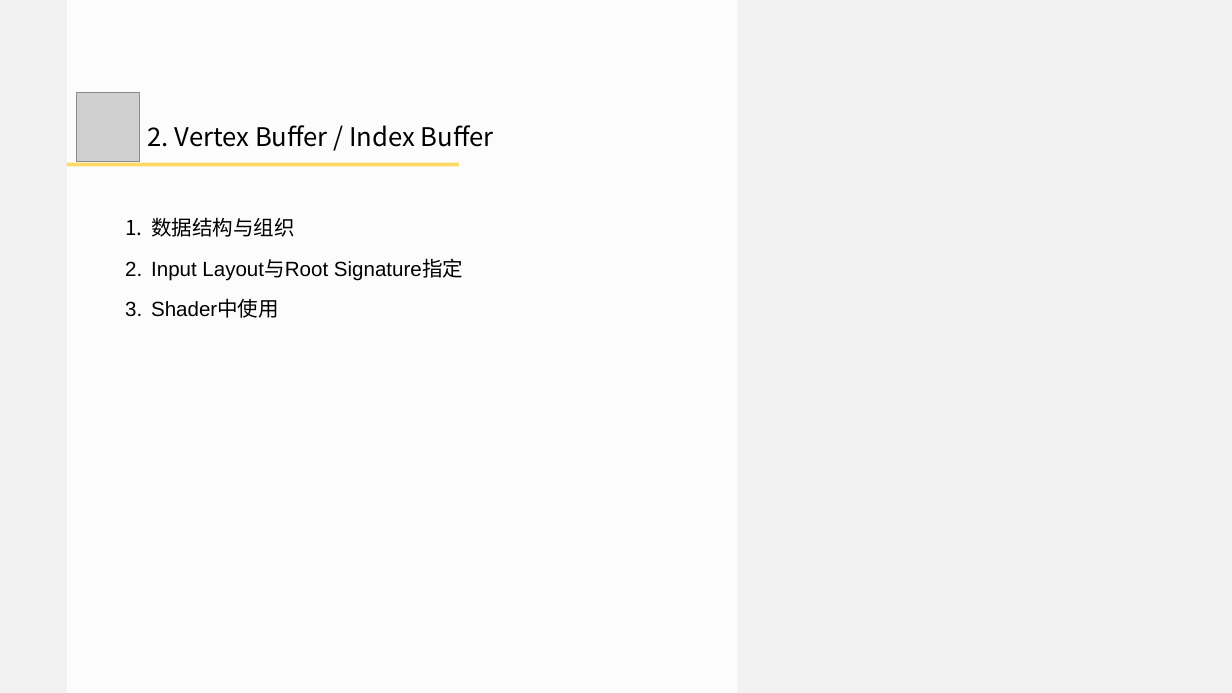
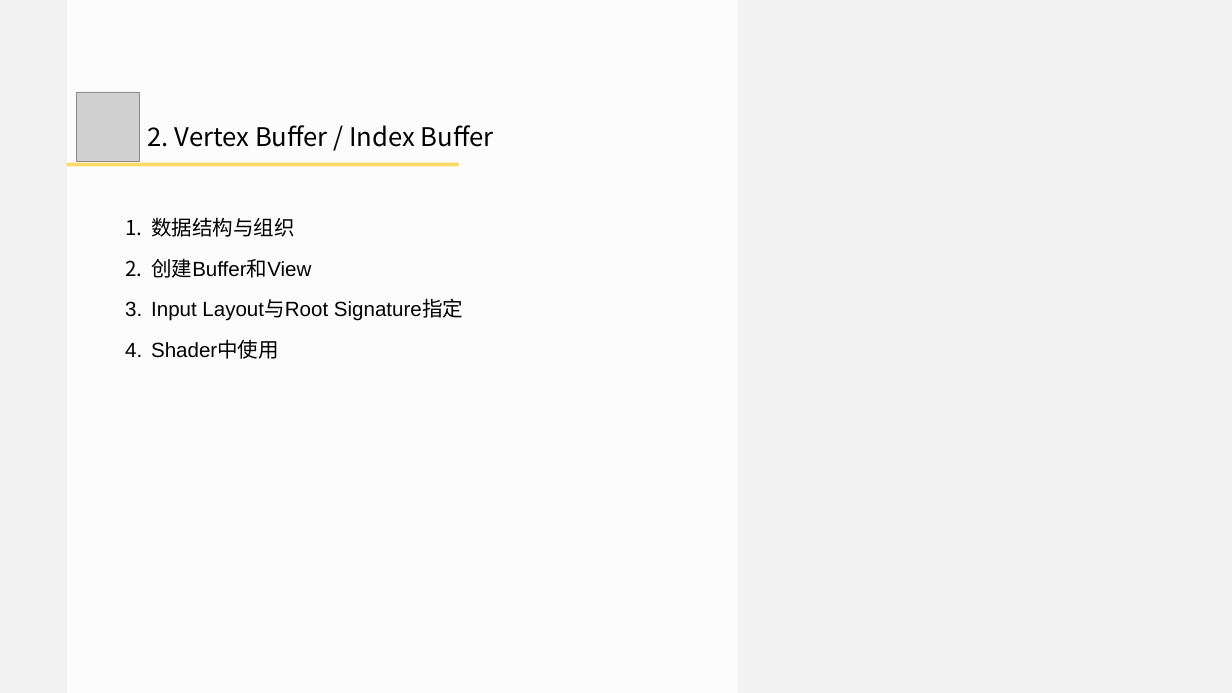
Before and after one commit to doomlover/KSGameEngineTutorials, a slide deck: slide 21 of PPTs/03.深入DX12绘制一.pptx (slide 16 before the commit). Drawn at 1232x693 pixels with LibreOffice and Linux fonts; fonts in the diff are those of the drawing; grey boxes stand for pictures. Boxes give left, top, right and bottom in pixels: in the first picture for what was removed or moved away, otherwise in the second. Text is boxed around its words. In the diff, an @@ line names an element or a change of style, - is before the commit and + after.

```diff
--- a/PPTs/03.深入DX12绘制一.pptx
+++ b/PPTs/03.深入DX12绘制一.pptx
@@ text at [151,258,311,278]: paragraph added @@
+2. 创建Buffer和View
```
Also in this commit, not shown: 16 other slides changed, 5 slides added, 1 slide removed, 1 other file.
